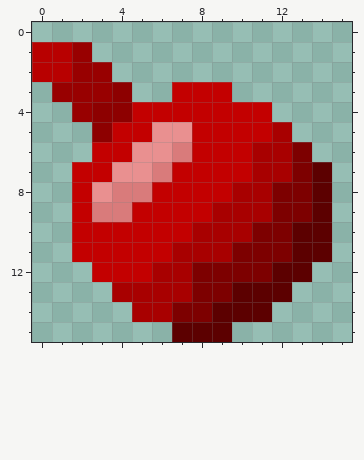
Two versions of one pixel-art sprite, build/res/img/cherry.png. The first picture shows the starting point.
The file is 32x32 pixels, drawn in blocks of 2x2; one block is one cell here. Colours within 5 levels of each other are drawn and written as one.
Once edited:
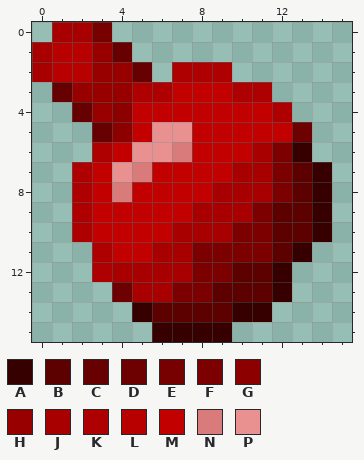
Palette (. is transparent): A #360000  B #5c0000  C #670000  D #6d0000  E #770000  F #7d0000  G #8d0000  H #980000  J #a80000  K #ae0000  L #b80000  M #c30000  N #d97b7b  P #e99090
The edit:
y 0: x 1..3 ... -> JJE
y 1: x 0 L -> J; x 2..4 H.. -> LHC
y 2: x 0 L -> J; x 2 H -> L; x 4..5 .. -> HC; x 7..9 ... -> KKK
y 3: x 1 H -> C; x 4..6 G.. -> HKK; x 10..11 .. -> KK
y 4: x 2..3 HG -> CH; x 12 . -> K
y 5: x 3..4 GM -> CG; x 12..13 J. -> MD
y 6: x 3 M -> K; x 12..13 JF -> FA
y 7: x 2 M -> K; x 5..6 PN -> NM; x 10 M -> J; x 12..14 JFB -> FBA
y 8: x 2..3 MP -> KM; x 5 N -> M; x 9 M -> J; x 13..14 FB -> BA
y 9: x 2..4 MNN -> KMM; x 8 M -> J; x 11..14 JFFB -> FBBA
y 10: x 2 M -> K; x 7 M -> J; x 10 J -> F; x 12 F -> B; x 14 B -> A
y 11: x 2..3 MM -> .K; x 6 M -> J; x 8..9 JJ -> FF; x 12..14 FBB -> BA.
y 12: x 3..5 MMM -> KJJ; x 10..13 FFBB -> BBA.
y 13: x 4 J -> D; x 7 J -> F; x 9 F -> B; x 12 B -> A
y 14: x 5..8 JJFF -> ABBB; x 10..11 BB -> AA
y 15: x 6..9 .BBB -> AAAA
